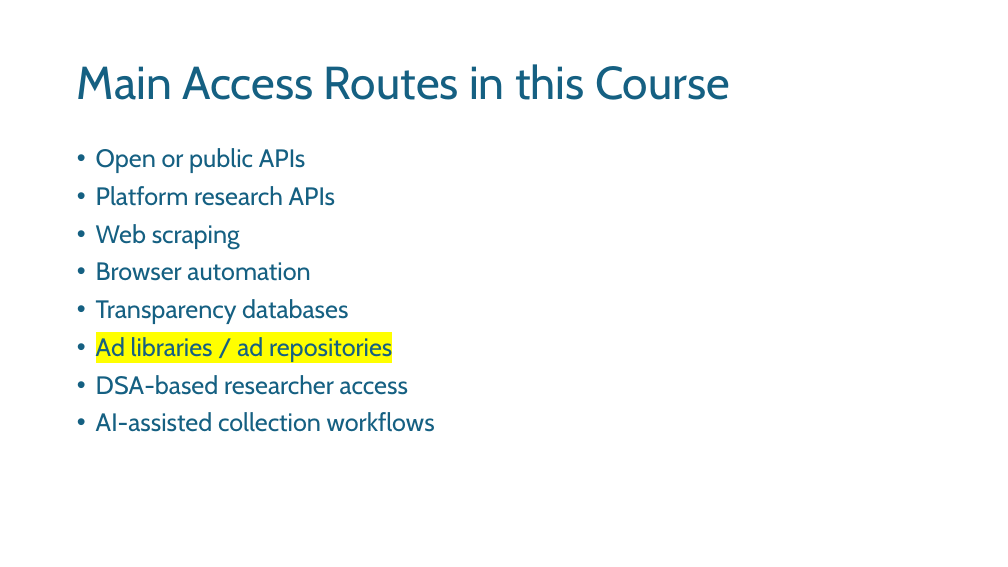
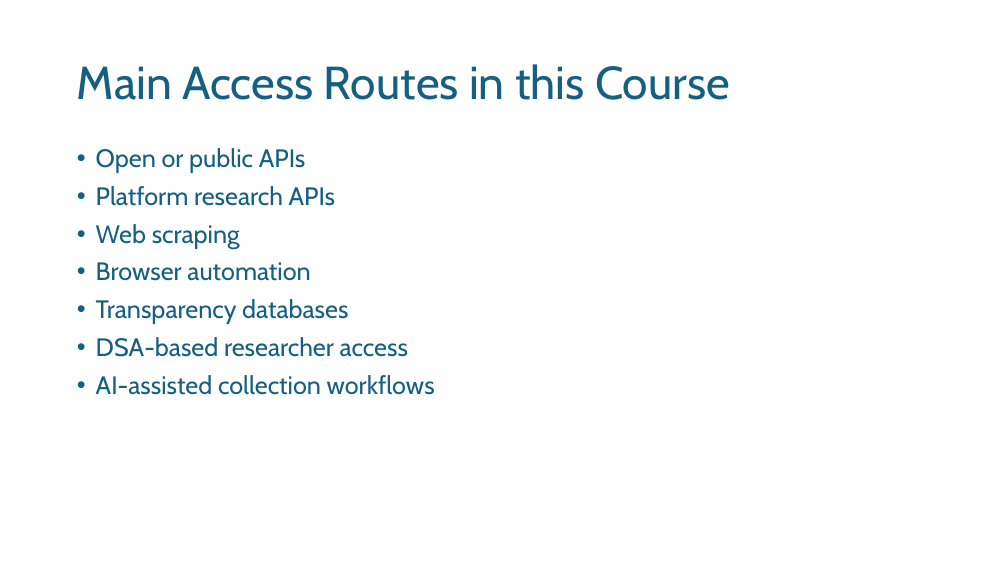
Before and after one commit to noellelebe/methodsNET_vlop-course-materials, a slide deck: slide 15 of slides/day1_intro.pptx (slide 18 before the commit). Drawn at 1008x567 pixels with LibreOffice and Linux fonts; fonts in the diff are those of the drawing; background and template pictures are left out. Boxes give left, top, right and bottom in pixels: in the first picture for what was removed or moved away, otherwise in the second. Text is boxed around its words. In the diff, an @@ line names an element or a change of style, - is before the commit and + after.

```diff
--- a/slides/day1_intro.pptx
+++ b/slides/day1_intro.pptx
@@ text at box(96, 337, 392, 362): paragraph removed @@
-• Ad libraries / ad repositories
```
Also in this commit, not shown: 12 other slides changed, 8 slides added, 12 slides removed, 48 other files.
